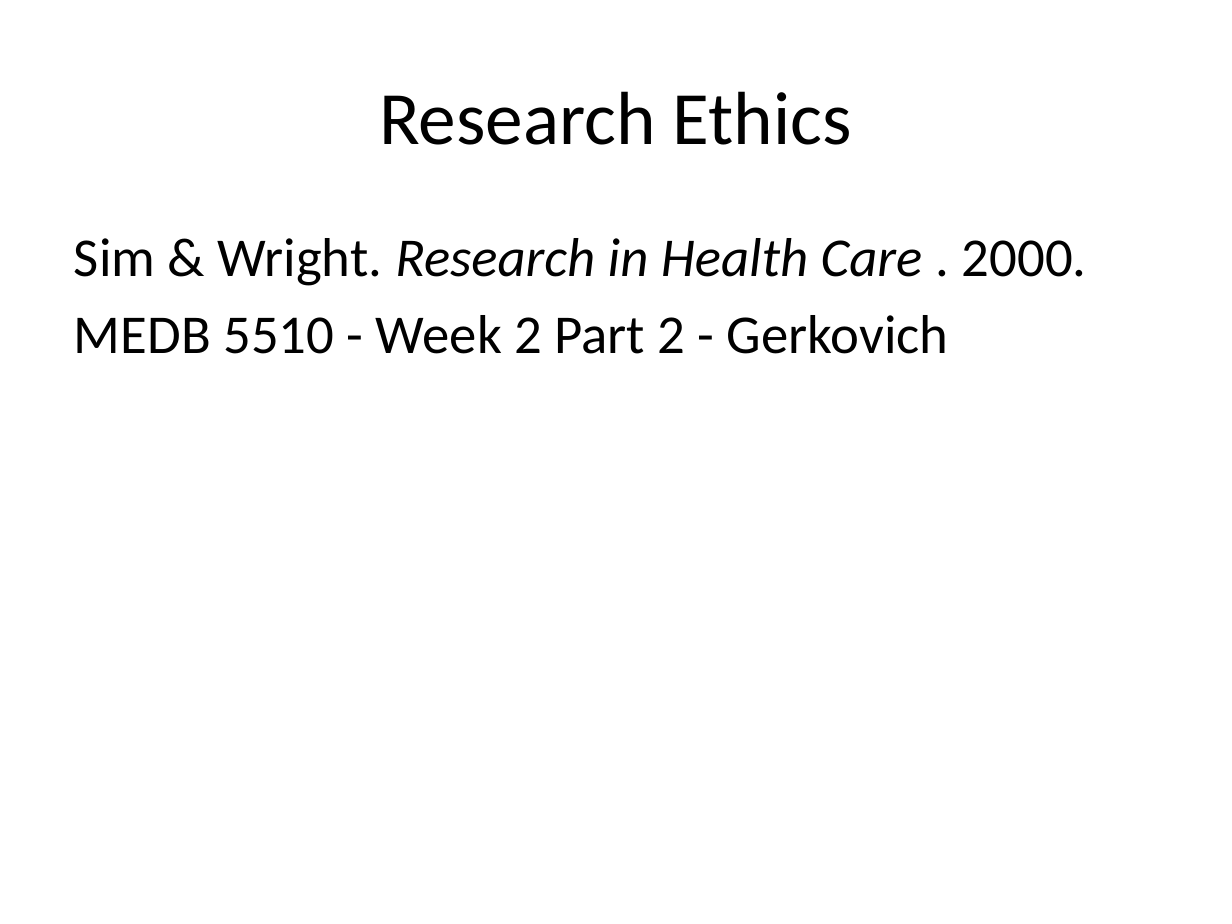
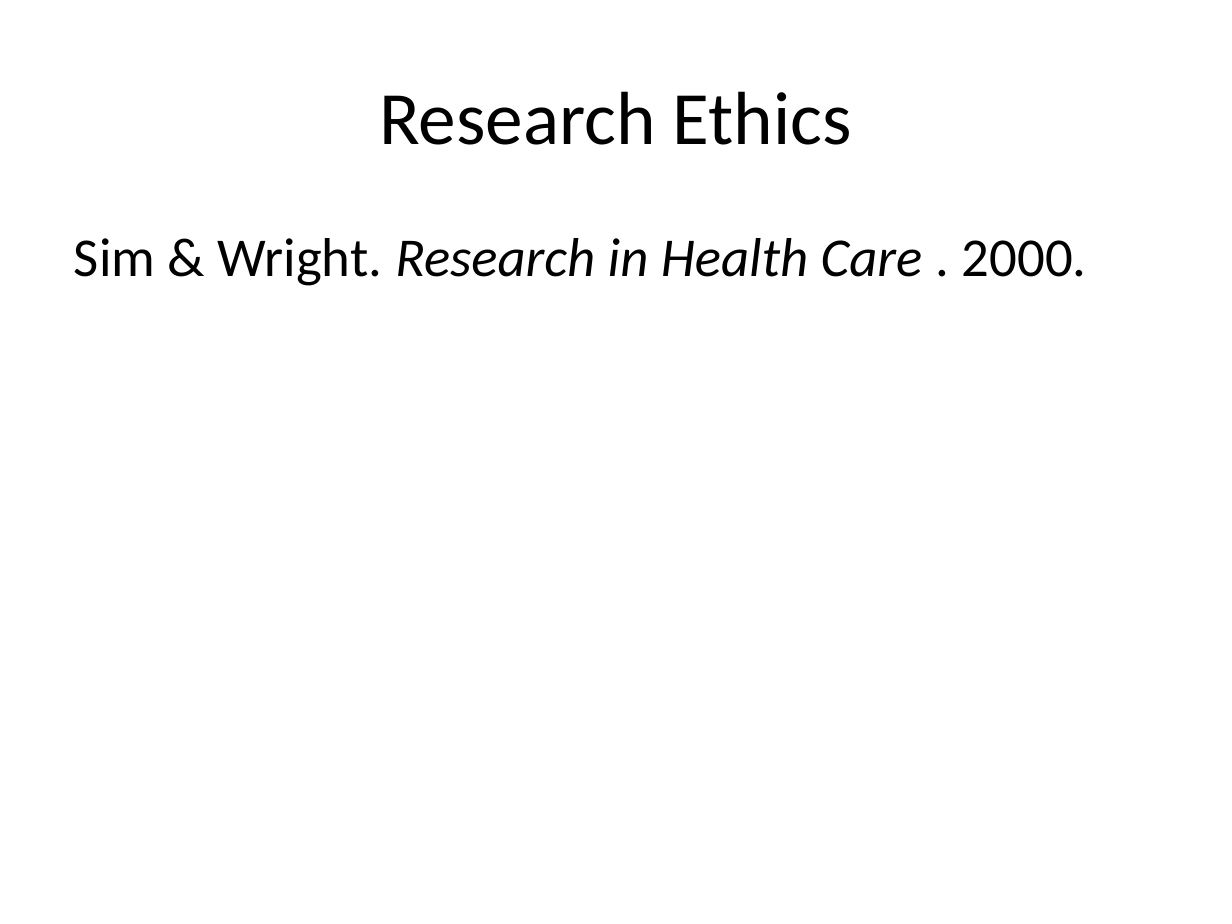
Before and after one commit to classes-medb/5510, a slide deck: slide 22 of src/video-02-planning.pptx (slide 21 before the commit). Drawn at 1232x924 pixels with LibreOffice and Linux fonts; fonts in the diff are those of the drawing. Boxes give left, top, right and bottom in pixels: in the first picture for what was removed or moved away, otherwise in the second. Text is boxed around its words. In the diff, an @@ line names an element or a change of style, - is before the commit and + after.

```diff
--- a/src/video-02-planning.pptx
+++ b/src/video-02-planning.pptx
@@ text at [74, 315, 949, 354]: paragraph removed @@
-MEDB 5510 - Week 2 Part 2 - Gerkovich
```
Also in this commit, not shown: 4 other slides changed, 4 slides added, 1 other file.
